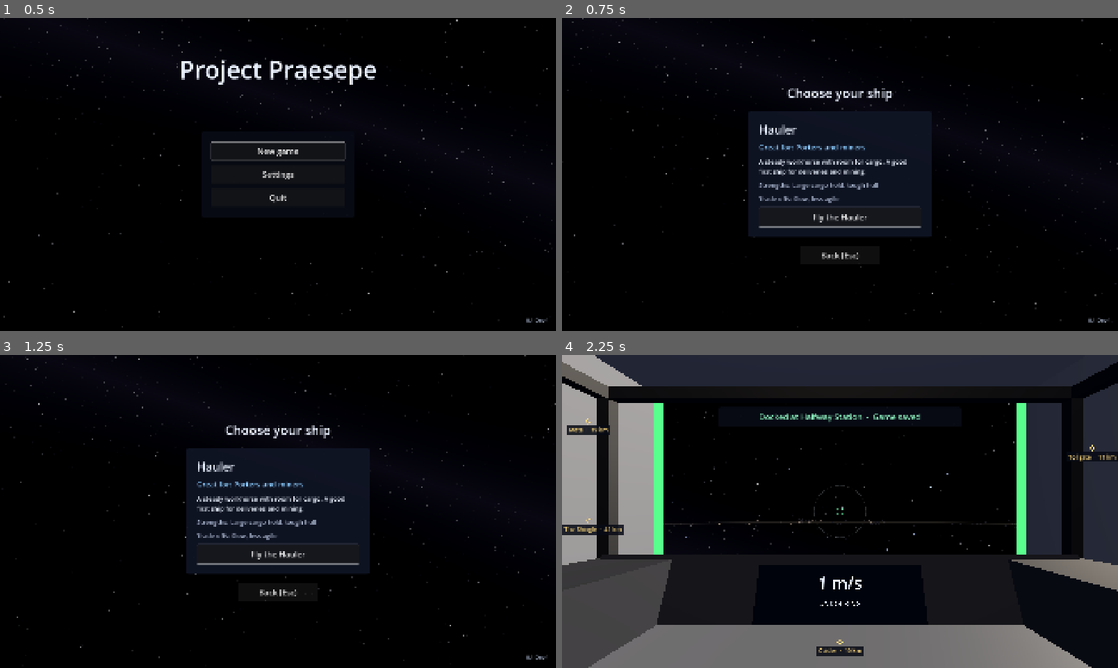
Above: before the commit, frames 1-4 (two rows, left to right).
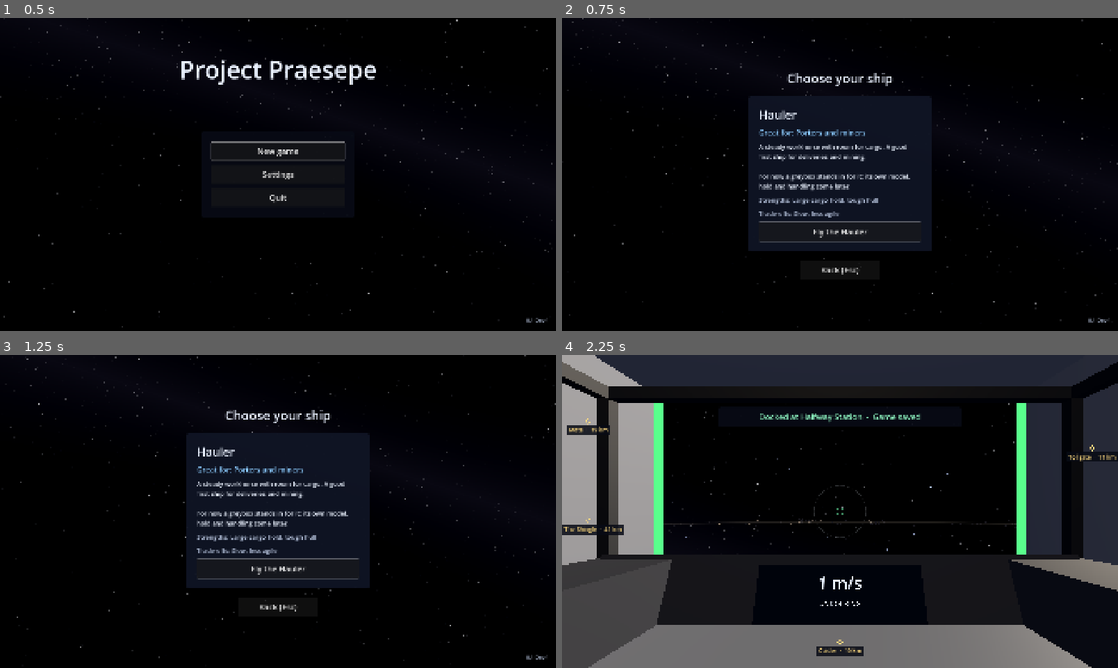
Above: after the commit, the same moments.

Repository: ggbillyjoe3526/praesepe
Game: Godot game, scene res://game/ui/title_screen.tscn
The game is run twice, just before and just after one commit, with the same random seed, the same clock (stepped at 60 frames per second) and the same inputs.
Inputs (mouse positions are in pixels of both pictures, inside the frame that each line leads up to):
- Up to frame 1 (0.5 s): no input
- Up to frame 2 (0.75 s): click "New game" at 0.5 s
- Up to frame 3 (1.25 s): no input
- Up to frame 4 (2.25 s): click "Fly the Hauler" at 1.25 s; tap Enter at 2 s; move the mouse to (867, 511) at 2.02 s; hold S (thrust_back) from 2.03 s (still down); hold G (dock) from 2.03 s (still down); click (867, 511) at 2.17 s

Frame 1 is identical in both runs. In frame 2, 5.5% of the frame differs, in the area x 33-67%, y 17-82%; in frame 3, 5.5%; in frame 4, less than 0.1%.

Commit message:
Review fixes: a continued berth goes on the event bus as resumed_at, no new game over a locked save, F6 never writes the save, honest changelog and Hauler card
Co-Authored-By: Claude Opus 5.5 (1M context) <noreply@anthropic.com>
Claude-Session: https://claude.ai/code/session_01TYoLEXp7niSfRZEhQ54qv9

Diff:
--- a/game/arrival/arrivals.gd
+++ b/game/arrival/arrivals.gd
@@ -10,7 +10,7 @@
 ## arrive() is the one arrival function (project instructions, "One arrival function for every landing and docking"):
 ## every docking and every landing goes through it, and it is all the rest of the game sees (Events.arrived), so how
 ## the ship gets there can change without touching contracts, bases or saves. A new game starts docked through it,
-## and continuing a game saved at a berth puts the ship back through it too, without telling anyone.
+## and continuing a game saved at a berth puts the ship back through it too (Events.resumed_at, not Events.arrived).
 
 enum Stage {
 	FLYING, ## Free flight: ports may be offered.
@@ -81,15 +81,18 @@
 ## cruise drive and any orbit stopped), and everyone listening hears of it (Events.arrived): the autosave writes the
 ## game and the HUD says so. Done in one tick; coming in from the way in, the ship is already there, and touches
 ## down with a bump as hard as its speed then (never softer than touch_speed). Continuing a game saved at a berth
-## (GameStart) places the ship there without `announce`: nothing is told, so nothing is saved again or paid twice.
-func arrive(to: Port, announce: bool = true) -> void:
+## (GameStart) places the ship there `resumed`: Events.resumed_at is told instead, so nothing is saved again or paid
+## twice, while anything keeping track of where the ship is still hears of it.
+func arrive(to: Port, resumed: bool = false) -> void:
 	var touch := maxf(tuning.touch_speed, ship.linear_velocity.length()) if stage == Stage.APPROACHING else 0.0
 	port = to
 	nearest = null
 	approach = null
 	ship.hold_at(to, touch)
 	stage = Stage.DOCKED
-	if announce:
+	if resumed:
+		Events.resumed_at.emit(to)
+	else:
 		Events.arrived.emit(to)
 
 
--- a/game/core/events.gd
+++ b/game/core/events.gd
@@ -5,6 +5,9 @@
 
 ## The ship docked or landed at `port` (Arrivals.arrive, the one arrival function). It is held still there.
 signal arrived(port: Port)
+## A saved game was continued with the ship docked or landed at `port` (Arrivals.arrive, resumed). It is not an
+## arrival: nothing is saved again or paid twice, but anything that keeps track of where the ship is hears it.
+signal resumed_at(port: Port)
 ## The ship started leaving `port` (undocking or taking off).
 signal departed(port: Port)
 ## The game was saved (`ok`), or a save failed and the last good save was kept.
--- a/game/core/game_start.gd
+++ b/game/core/game_start.gd
@@ -25,6 +25,9 @@
 const DEFAULT_SHIP := &"hauler"
 
 static var mode: Mode = Mode.NEW
+## Whether the title screen asked for a start. Opening the game scene on its own (F6 in the editor) starts in flight
+## at the system's start point instead, and never writes the player's save.
+static var pending: bool = false
 ## The ship this game is flown in (ShipClass.id). Saved with the game.
 static var ship_id: StringName = DEFAULT_SHIP
 ## The saved game being continued (SaveGame's data), while mode is CONTINUE.
@@ -34,6 +37,7 @@
 ## Starts a new game in `ship`, on the world `seed_value`: the main scene starts it docked at Halfway Station.
 static func new_game(ship: StringName, seed_value: int) -> void:
 	mode = Mode.NEW
+	pending = true
 	ship_id = ship
 	saved = {}
 	Game.start_world(seed_value)
@@ -42,6 +46,7 @@
 ## Continues the saved game `data` (SaveGame's data): its world now, its ship once the main scene opens.
 static func continue_game(data: Dictionary) -> void:
 	mode = Mode.CONTINUE
+	pending = true
 	saved = data
 	var world: Variant = data.get("world", {})
 	Game.restore(world if world is Dictionary else {})
@@ -52,20 +57,21 @@
 
 ## Puts `ship` where the game starts, with the floating origin centred on it, and says what happened (BEGAN_...). A
 ## new game docks it at Halfway Station through the arrival function, which autosaves straight away. Continuing
-## places it as saved without announcing an arrival (no autosave, no payout): at its berth when it was docked or
+## places it as saved, resumed rather than arriving (no autosave, no payout): at its berth when it was docked or
 ## landed; otherwise at its saved place, heading, velocity and spin, with flight assist as it was, and back into
 ## orbit when it was orbiting (O pressed for the pilot, so the orbit is entered the usual way). A save that names a
 ## port that no longer exists, or holds no usable place, docks it at Halfway Station instead, quietly.
 static func begin(ship: Ship, origin: FloatingOrigin, arrivals: Arrivals) -> Began:
+	pending = false
 	if mode == Mode.NEW:
-		return _dock(GameStart.port(arrivals, START_PORT), origin, arrivals, true)
+		return _dock(GameStart.port(arrivals, START_PORT), origin, arrivals, false)
 	var berth := GameStart.port(arrivals, StringName(str(saved.get("berth", ""))))
 	if berth != null:
-		return _dock(berth, origin, arrivals, false)
+		return _dock(berth, origin, arrivals, true)
 	var block: Variant = saved.get("ship", null)
 	if block is Dictionary and _place_in_space(block, ship, origin):
 		return Began.IN_SPACE
-	return _dock(GameStart.port(arrivals, START_PORT), origin, arrivals, false)
+	return _dock(GameStart.port(arrivals, START_PORT), origin, arrivals, true)
 
 
 ## The port among `arrivals`' whose id is `id`, or null.
@@ -78,13 +84,13 @@
 	return null
 
 
-static func _dock(at: Port, origin: FloatingOrigin, arrivals: Arrivals, announce: bool) -> Began:
+static func _dock(at: Port, origin: FloatingOrigin, arrivals: Arrivals, resumed: bool) -> Began:
 	if at == null:
 		push_error("GameStart: no port '%s' to start at" % START_PORT)
 		return Began.NOWHERE
 	origin.shift(at.global_position)
-	arrivals.arrive(at, announce)
-	return Began.DOCKED_NEW if announce else Began.DOCKED
+	arrivals.arrive(at, resumed)
+	return Began.DOCKED if resumed else Began.DOCKED_NEW
 
 
 ## Places the ship out in space as `block` says. False when its place is missing or unreadable.
--- a/game/main/main.gd
+++ b/game/main/main.gd
@@ -4,8 +4,9 @@
 ## (ShipCameras), with HUD markers on every place. The ship starts where GameStart says: docked at Halfway Station for
 ## a new game, or where it was saved when continuing. The floating origin is centred on it from the first tick; true
 ## positions are the system's own (the planet's centre is 0, 0, 0). Docking and landing (Arrivals) and the autosave
-## (Autosave) are nodes of their own beside it. Launched with `-- --smoke`, the ship starts at the system's start
-## point in flight next to the station and the autopilot flies it instead of the player (game/debug/smoke_run.gd).
+## (Autosave) are nodes of their own beside it. Opened on its own (F6 in the editor), the ship starts at the system's
+## start point in flight next to the station. Launched with `-- --smoke` it starts there too, and the autopilot flies
+## it instead of the player (game/debug/smoke_run.gd).
 
 @onready var _ship: Ship = $World/Ship
 @onready var _origin: FloatingOrigin = $FloatingOrigin
@@ -25,7 +26,7 @@
 	_arrivals.ports = _system.ports
 	_system.track(_ship)
 	_markers.show_places(_system.landmarks)
-	if not Game.launch_args.smoke:
+	if not Game.launch_args.smoke and GameStart.pending:
 		var began := GameStart.begin(_ship, _origin, _arrivals)
 		_cameras.snap()
 		if began == GameStart.Began.DOCKED or began == GameStart.Began.IN_SPACE:
@@ -33,6 +34,8 @@
 		return
 	_ship.global_transform = _system.start_transform()
 	_origin.shift(_ship.global_position)
+	if not Game.launch_args.smoke:
+		return
 	# Nobody at the controls: the autopilot fills the ship's input, and losing the mouse never pauses. Its saves go to
 	# a file of its own, never the player's.
 	_autosave.path = SmokeRun.SAVE_PATH
--- a/game/ship/hauler.tres
+++ b/game/ship/hauler.tres
@@ -7,6 +7,8 @@
 id = &"hauler"
 display_name = "Hauler"
 great_for = "Porters and miners"
-summary = "A steady workhorse with room for cargo. A good first ship for deliveries and mining."
+summary = "A steady workhorse with room for cargo. A good first ship for deliveries and mining.
+
+For now a greybox stands in for it: its own model, hold and handling come later."
 strengths = "Large cargo hold, tough hull"
 trade_offs = "Slow, less agile"
--- a/game/ui/pause_screen.gd
+++ b/game/ui/pause_screen.gd
@@ -3,7 +3,8 @@
 ## Pausing (project instructions, "Pause on Esc, focus loss and mouse-capture loss"): Esc, the window losing focus or
 ## the game losing hold of the mouse stops the game (the tree is paused, so the ship, the clock and every timer stand
 ## still) and shows this screen with the mouse free. Esc or Resume carries on; the mouse is captured again. Quit to
-## title goes back to the start menu, Quit to desktop closes the game. The pause mechanic follows the owner's Airsoft-Next project (game/ui/pause_menu.gd); its look is a placeholder.
+## title goes back to the start menu, Quit to desktop closes the game. The pause mechanic follows the owner's
+## Airsoft-Next project (game/ui/pause_menu.gd); its look is a placeholder.
 ## Settings opens the settings menu (SettingsMenu) over it; Esc or Back comes back here. Any change is saved when the
 ## menu closes, on resume and on quit (Settings.commit()).
 
--- a/game/ui/start_menu.gd
+++ b/game/ui/start_menu.gd
@@ -151,6 +151,8 @@
 	_chosen = id
 	var ship := ships.find(id)
 	_replace_words.text = StartMenu.replace_question(ship.display_name if ship != null else String(id), save_state)
+	# A saved game another program holds can't be written over, so a new game couldn't be saved either.
+	replace_button.visible = save_state != SaveState.LOCKED
 	show_page(Page.REPLACE)
 
 
@@ -158,6 +160,9 @@
 static func replace_question(ship_name: String, state: SaveState) -> String:
 	if state == SaveState.GOOD:
 		return "Start a new game in the %s?\nThis replaces your saved game." % ship_name
+	if state == SaveState.LOCKED:
+		return "Your saved game is open in another program, so a new game couldn't be saved.\nClose that program, " \
+				+ "then restart the game."
 	return "Start a new game in the %s?\nYour old saved game is set aside in the save folder, never deleted." \
 			% ship_name
 
--- a/test/unit/test_game_start.gd
+++ b/test/unit/test_game_start.gd
@@ -14,12 +14,14 @@
 var _station: Port
 var _pad: Port
 var _arrived: Array[Port] = []
+var _resumed: Array[Port] = []
 var _seed_before: int = 0
 
 
 func before_each() -> void:
 	_seed_before = Game.world_seed
 	_arrived.clear()
+	_resumed.clear()
 	_world = Node3D.new()
 	add_child_autofree(_world)
 	# A station out in space (Halfway Station's port id) and a base's pad on a planet, all in true coordinates.
@@ -51,10 +53,13 @@
 	_arrivals.ports = [_station, _pad] as Array[Port]
 	add_child_autofree(_arrivals)
 	Events.arrived.connect(_on_arrived)
+	Events.resumed_at.connect(_on_resumed)
 
 
 func after_each() -> void:
 	Events.arrived.disconnect(_on_arrived)
+	Events.resumed_at.disconnect(_on_resumed)
+	GameStart.pending = false
 	GameStart.mode = GameStart.Mode.NEW
 	GameStart.ship_id = GameStart.DEFAULT_SHIP
 	GameStart.saved = {}
@@ -72,6 +77,10 @@
 
 func _on_arrived(port: Port) -> void:
 	_arrived.append(port)
+
+
+func _on_resumed(port: Port) -> void:
+	_resumed.append(port)
 
 
 ## The ship's true position (the floating origin's offset plus where it is).
@@ -105,7 +114,9 @@
 	assert_eq(Game.world_seed, 4242)
 	assert_eq(Game.clock, 0.0, "a new world's clock starts at zero")
 	assert_eq(GameStart.ship_id, &"hauler")
+	assert_true(GameStart.pending)
 	var began := GameStart.begin(_ship, _origin, _arrivals)
+	assert_false(GameStart.pending, "taken once")
 	assert_eq(began, GameStart.Began.DOCKED_NEW)
 	assert_eq(_arrivals.stage, Arrivals.Stage.DOCKED)
 	assert_eq(_ship.berth, _station)
@@ -133,7 +144,8 @@
 	assert_eq(began, GameStart.Began.DOCKED)
 	assert_eq(_arrivals.stage, Arrivals.Stage.DOCKED)
 	assert_eq(_ship.berth, _pad, "landed where it was saved, not at the station")
-	assert_eq(_arrived, [] as Array[Port], "no arrival announced: nothing saved again, nothing paid twice")
+	assert_eq(_arrived, [] as Array[Port], "not an arrival: nothing saved again, nothing paid twice")
+	assert_eq(_resumed, [_pad] as Array[Port], "but where the ship is still goes on the event bus")
 	assert_almost_eq(_ship.global_basis.y, _pad.global_basis.y, Vector3.ONE * 0.001, "upright on the pad")
 	var t := _origin.true_position(_ship.global_position)
 	assert_almost_eq(Vector3(t[0], t[1], t[2]), Vector3(6005, 0, 40000), Vector3.ONE * 0.01)
--- a/test/unit/test_main_start.gd
+++ b/test/unit/test_main_start.gd
@@ -15,6 +15,7 @@
 	GameStart.mode = GameStart.Mode.NEW
 	GameStart.ship_id = GameStart.DEFAULT_SHIP
 	GameStart.saved = {}
+	GameStart.pending = false
 	Game.start_world(_seed_before)
 	Input.mouse_mode = Input.MOUSE_MODE_VISIBLE
 
@@ -59,3 +60,14 @@
 	assert_eq(ship.berth.id, GameStart.START_PORT)
 	assert_eq(main.get_node("Hud/FlightHud").toast_text(), FlightHud.welcome_message(ship.berth))
 	assert_eq(FlightHud.welcome_message(ship.berth), "Welcome back  ·  Docked at Halfway Station")
+
+
+func test_opened_on_its_own_it_starts_in_flight_and_saves_nothing() -> void:
+	var saved := []
+	var on_saved := func(ok: bool) -> void: saved.append(ok)
+	Events.game_saved.connect(on_saved)
+	var main := await _open_main()
+	Events.game_saved.disconnect(on_saved)
+	var ship: Ship = main.get_node("World/Ship")
+	assert_null(ship.berth, "flying at the start point, as before the title screen")
+	assert_eq(saved, [], "the player's save is never touched")
--- a/test/unit/test_start_menu.gd
+++ b/test/unit/test_start_menu.gd
@@ -97,6 +97,16 @@
 	assert_string_contains(StartMenu.replace_question("Hauler", StartMenu.SaveState.DAMAGED), "never deleted")
 
 
+func test_no_new_game_over_a_save_another_program_holds() -> void:
+	_menu.set_save_state(StartMenu.SaveState.LOCKED)
+	_menu.new_game_button.pressed.emit()
+	_menu.ship_buttons[0].pressed.emit()
+	assert_eq(_menu.page, StartMenu.Page.REPLACE)
+	assert_false(_menu.replace_button.visible, "it couldn't be saved, so it isn't offered")
+	assert_true(_menu.replace_back_button.has_focus())
+	assert_string_contains(StartMenu.replace_question("Hauler", StartMenu.SaveState.LOCKED), "another program")
+
+
 func test_esc_goes_back_a_page() -> void:
 	_menu.set_save_state(StartMenu.SaveState.GOOD)
 	_menu.new_game_button.pressed.emit()
Not shown, changed: README.md
Not shown, changed: changelog.d/start-menu.md
